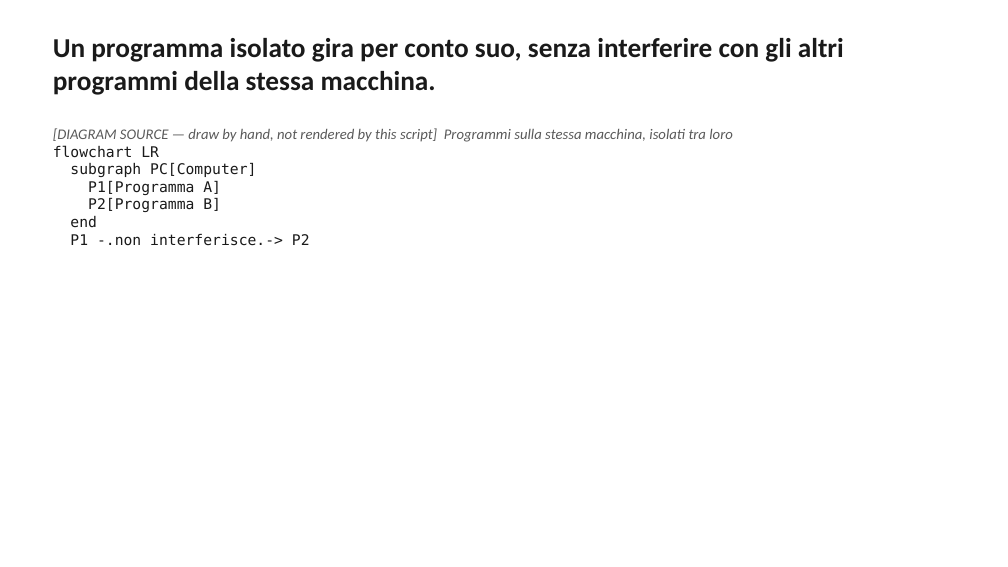
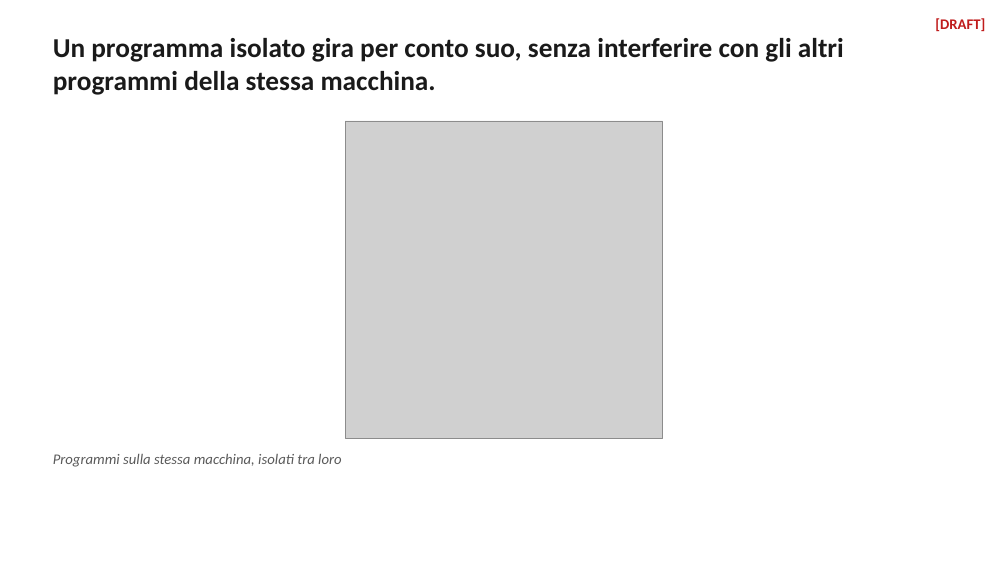
Before and after one commit to danidemi/teaching-support, a slide deck: slide 6 of learning-test-course-docker/material/slides/out/session-01.pptx. Drawn at 1008x567 pixels with LibreOffice and Linux fonts; fonts in the diff are those of the drawing; grey boxes stand for pictures. Boxes give left, top, right and bottom in pixels: in the first picture for what was removed or moved away, otherwise in the second. Text is boxed around its words. In the diff, an @@ line names an element or a change of style, - is before the commit and + after.

```diff
--- a/learning-test-course-docker/material/slides/out/session-01.pptx
+++ b/learning-test-course-docker/material/slides/out/session-01.pptx
@@ text added at bbox=[935, 18, 985, 31], 14 pt, text #C01C1C, bold @@
+[DRAFT]
@@ text removed at bbox=[53, 128, 733, 246] @@
-[DIAGRAM SOURCE — draw by hand, not rendered by this script] Programmi sulla stessa macchina, isolati tra loro
-flowchart LR
-subgraph PC[Computer]
-P1[Programma A]
-P2[Programma B]
-end
-P1 -.non interferisce.-> P2
@@ picture added at bbox=[346, 121, 663, 439] @@
@@ text added at bbox=[53, 454, 342, 467], 14 pt, text #5A5A5A, italic @@
+Programmi sulla stessa macchina, isolati tra loro
```
Also in this commit, not shown: 20 other slides changed, 59 other files.
